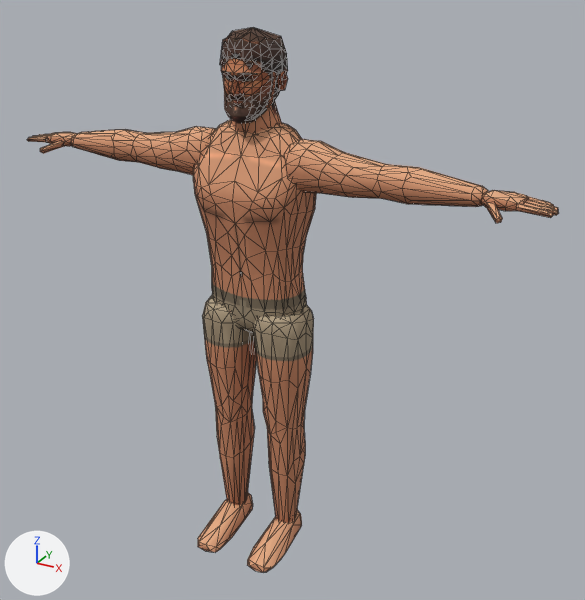
An edit to the glTF model assets/models/base_male.glb, drawn before and after from the same camera.
Rendered twice from a 50 mm camera at (1.321, -2.154, 2.06) aimed at (0.116, 0.038, 0.965). Lighting does not change. The marker at lower left points along +X, +Y and +Z. The picture after the commit comes second. Mesh edges are drawn as thin lines on the coarser meshes. Vertices at exactly the same position are counted once.

Objects in the first picture: 'Beard', 'Body', 'Hair' and 1 more.
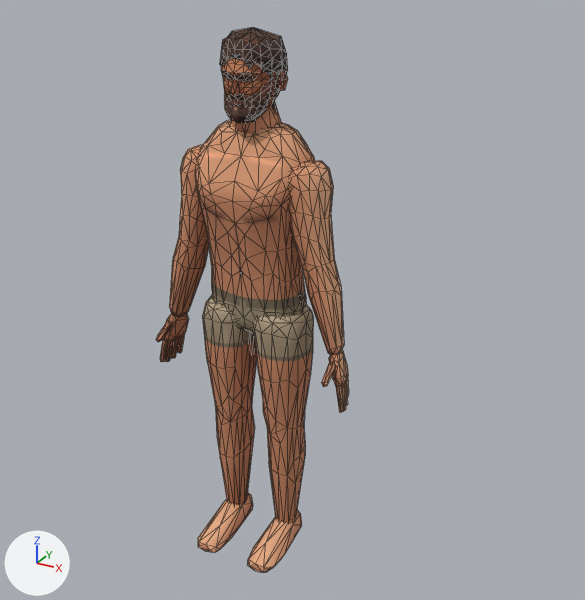
The change, as a diff of the scene's bpy script:
```diff
--- a/assets/models/base_male.glb.py
+++ b/assets/models/base_male.glb.py
@@ me_body @@
-me_body.from_pydata(...)  # 1304 vertices, 2478 faces; spans x -0.95..0.95, y -0.23..0.13, z 0.0..1.82
+me_body.from_pydata(...)  # 1304 vertices, 2478 faces; spans x -0.37..0.37, y -0.23..0.13, z 0.0..1.82
+# me_body part 1: the loose piece of 117 vertices spanning x 0.12..0.75, y -0.08..0.08, z 1.36..1.52 is multiplied about its middle by the matrix ((0.267, -0.031, 0.956), (-0.046, 0.995, 0.039), (-0.962, -0.06, 0.27)), then moved by (-0.19, -0.01, -0.29)
+# me_body part 2: the loose piece of 117 vertices spanning x -0.75..-0.12, y -0.08..0.08, z 1.36..1.52 is multiplied about its middle by the matrix ((0.267, 0.031, -0.956), (0.046, 0.995, 0.039), (0.962, -0.06, 0.27)), then moved by (0.19, -0.01, -0.29)
+# me_body part 3: the loose piece of 31 vertices spanning x 0.74..0.86, y -0.05..0.05, z 1.4..1.44 is multiplied about its middle by the matrix ((0.267, -0.191, 0.944), (-0.048, 0.976, 0.212), (-0.962, -0.102, 0.252)), then moved by (-0.47, -0.03, -0.62)
+# me_body part 4: the loose piece of 11 vertices spanning x 0.84..0.94, y -0.05..-0.03, z 1.4..1.43 is multiplied about its middle by the matrix ((0.267, -0.191, 0.944), (-0.048, 0.976, 0.212), (-0.962, -0.102, 0.252)), then moved by (-0.53, -0.03, -0.71)
+# me_body part 5: the loose piece of 12 vertices spanning x 0.84..0.95, y -0.02..0.0, z 1.4..1.43 is multiplied about its middle by the matrix ((0.267, -0.191, 0.944), (-0.048, 0.976, 0.212), (-0.962, -0.102, 0.252)), then moved by (-0.54, -0.04, -0.71)
+# me_body part 6: the loose piece of 11 vertices spanning x 0.84..0.94, y 0.0..0.02, z 1.4..1.43 is multiplied about its middle by the matrix ((0.267, -0.191, 0.944), (-0.048, 0.976, 0.212), (-0.962, -0.102, 0.252)), then moved by (-0.54, -0.04, -0.71)
+# me_body part 7: the loose piece of 13 vertices spanning x 0.84..0.92, y 0.03..0.05, z 1.4..1.43 is multiplied about its middle by the matrix ((0.267, -0.191, 0.944), (-0.048, 0.976, 0.212), (-0.962, -0.102, 0.252)), then moved by (-0.54, -0.04, -0.71)
+# me_body part 8: the loose piece of 11 vertices spanning x 0.76..0.82, y -0.11..-0.03, z 1.39..1.42 is multiplied about its middle by the matrix ((0.267, -0.191, 0.944), (-0.048, 0.976, 0.212), (-0.962, -0.102, 0.252)), then moved by (-0.47, -0.03, -0.6)
+# me_body part 9: the loose piece of 31 vertices spanning x -0.86..-0.74, y -0.05..0.05, z 1.4..1.44 is multiplied about its middle by the matrix ((0.267, 0.191, -0.944), (0.048, 0.976, 0.212), (0.962, -0.102, 0.252)), then moved by (0.47, -0.03, -0.62)
+# me_body part 10: the loose piece of 11 vertices spanning x -0.94..-0.84, y -0.05..-0.03, z 1.4..1.43 is multiplied about its middle by the matrix ((0.267, 0.191, -0.944), (0.048, 0.976, 0.212), (0.962, -0.102, 0.252)), then moved by (0.53, -0.03, -0.71)
+# me_body part 11: the loose piece of 12 vertices spanning x -0.95..-0.84, y -0.02..0.0, z 1.4..1.43 is multiplied about its middle by the matrix ((0.267, 0.191, -0.944), (0.048, 0.976, 0.212), (0.962, -0.102, 0.252)), then moved by (0.54, -0.04, -0.71)
+# me_body part 12: the loose piece of 11 vertices spanning x -0.94..-0.84, y 0.0..0.02, z 1.4..1.43 is multiplied about its middle by the matrix ((0.267, 0.191, -0.944), (0.048, 0.976, 0.212), (0.962, -0.102, 0.252)), then moved by (0.54, -0.04, -0.71)
+# me_body part 13: the loose piece of 13 vertices spanning x -0.92..-0.84, y 0.03..0.05, z 1.4..1.43 is multiplied about its middle by the matrix ((0.267, 0.191, -0.944), (0.048, 0.976, 0.212), (0.962, -0.102, 0.252)), then moved by (0.54, -0.04, -0.71)
+# me_body part 14: the loose piece of 11 vertices spanning x -0.82..-0.76, y -0.11..-0.03, z 1.39..1.42 is multiplied about its middle by the matrix ((0.267, 0.191, -0.944), (0.048, 0.976, 0.212), (0.962, -0.102, 0.252)), then moved by (0.47, -0.03, -0.6)
+# me_body part 15: 66 of 1304 vertices moved; they spanned x -0.21..0.21, y -0.13..0.09, z 1.28..1.54 and now span x -0.2..0.2, y -0.13..0.09, z 1.29..1.53; mean shift (0.0, 0.0, -0.01); largest move (0.21, 0.01, 1.41) -> (0.16, 0.01, 1.36)
 me_body.materials.append(mat_t_base_male)
```

Where the change shows, as pixel boxes (x1, y1, x2, y2) in the pictures (585 x 600 px; the box of a moved part takes in the faces that stretch with it):
'Body', reshaped (64% narrower)
    before: (27, 58, 559, 572)
    after: (156, 58, 348, 572)
part 1 of me_body, moved or reshaped
    before: (284, 139, 488, 207)
    after: (289, 161, 344, 355)
part 2 of me_body, moved or reshaped
    before: (70, 127, 216, 175)
    after: (169, 145, 209, 316)
part 3 of me_body, moved or reshaped
    before: (481, 190, 529, 211)
    after: (329, 350, 348, 387)
part 4 of me_body, moved or reshaped
    before: (516, 203, 553, 218)
    after: (336, 385, 344, 413)
part 5 of me_body, moved or reshaped
    before: (524, 202, 559, 215)
    after: (342, 385, 346, 411)
part 6 of me_body, moved or reshaped
    before: (527, 199, 558, 210)
    after: (344, 383, 348, 406)
part 7 of me_body, moved or reshaped
    before: (527, 196, 553, 206)
    after: (346, 379, 348, 398)
part 8 of me_body, moved or reshaped
    before: (487, 202, 502, 223)
    after: (321, 362, 335, 387)
part 9 of me_body, moved or reshaped
    before: (46, 132, 77, 146)
    after: (163, 313, 188, 342)
part 10 of me_body, moved or reshaped
    before: (27, 137, 46, 142)
    after: (160, 339, 168, 362)
part 11 of me_body, moved or reshaped
    before: (32, 135, 49, 137)
    after: (165, 341, 173, 362)
part 12 of me_body, moved or reshaped
    before: (39, 134, 51, 136)
    after: (171, 338, 179, 358)
part 13 of me_body, moved or reshaped (not visible before)
    after: (177, 336, 184, 353)
part 14 of me_body, moved or reshaped
    before: (40, 141, 64, 154)
    after: (156, 321, 172, 342)
part 15 of me_body, moved or reshaped
    before: (193, 122, 316, 251)
    after: (195, 122, 315, 251)
